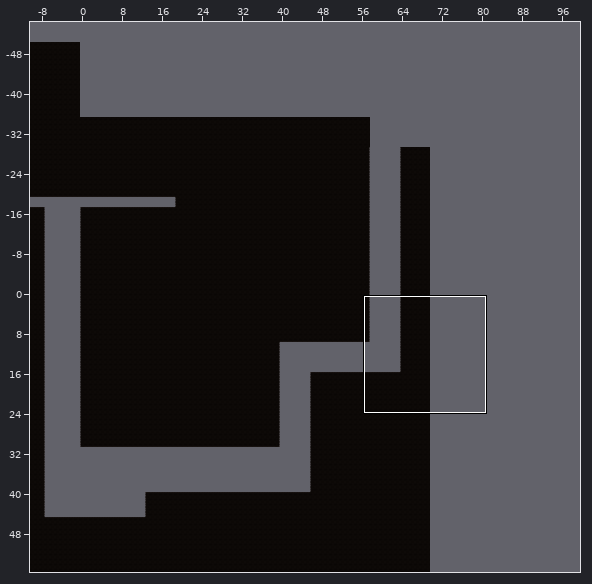
A Tiled map gets an edit: Assets/Tiled/Level1TileMap/map1-0.tmx. Above, an overview of the earlier version with the close-up marked.
Close-up. First the earlier version:
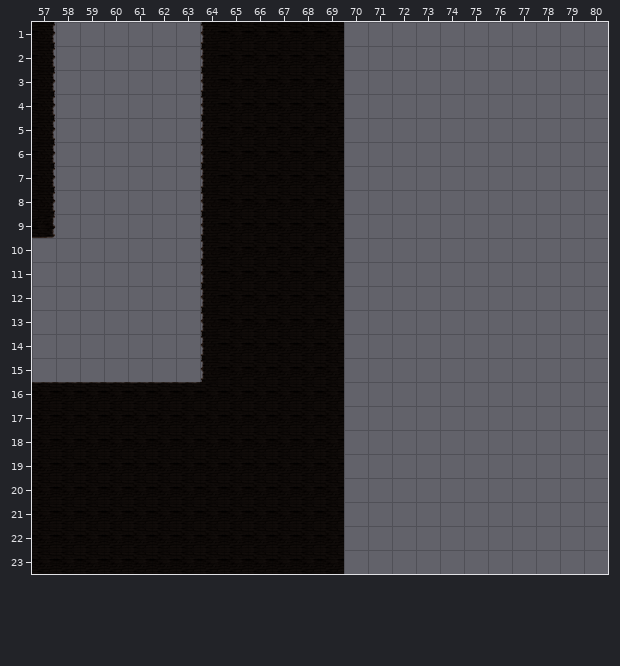
Cells are 256x256 px. Shown: x 57..80, y 1..23. The commit also changed other parts of the map, which this record leaves out.
The same view after the edit:
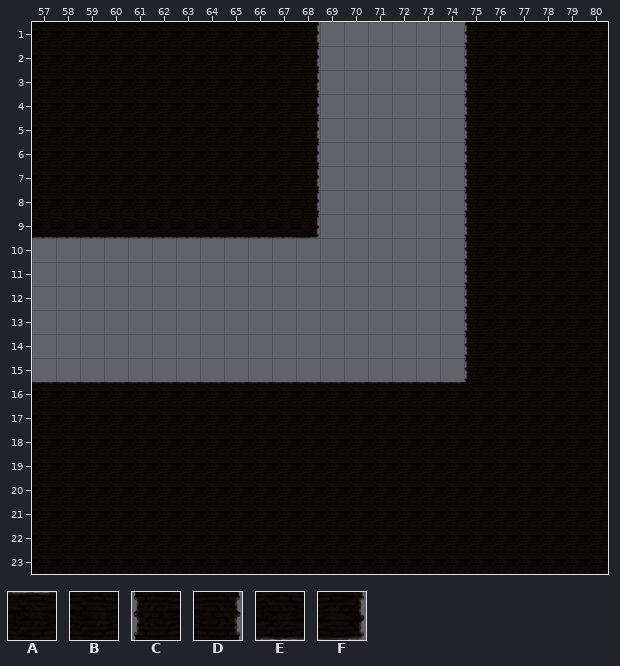
Key: from "Level1 Tileset": A 0, B 8, C 9, D 10, E 16, F 18.
_ is an empty cell, . an unchanged one.
What changed:
--- layer "ground"
@@ x 57..80 @@
- 1 D______C...BB.....______
- 2 D______C...BB.....______
- 3 D______C...BB.....______
- 4 D______C...BB.....______
- 5 D______C...BB.....______
- 6 D______C...BB.....______
- 7 D______C...BB.....______
- 8 D______C...BB.....______
- 9 F______CBBBBB.....______
-10 .......CBBBBB.....______
-11 .......CBBBBB.....______
-12 .......CBBBBB.....______
-13 .......CBBBBB.....______
-14 .......CBBBBB.....______
-15 .......CBBBBB.....______
-16 .......BBBBBB___________
-17 .............___________
-18 .............___________
-19 .............___________
-20 .............___________
-21 .............___________
-22 .............___________
-23 .............___________
+ 1 BBBBBBBB...D_.....CBBBBB
+ 2 BBBBBBBB...D_.....CBBBBB
+ 3 BBBBBBBB...D_.....CBBBBB
+ 4 BBBBBBBB...D_.....CBBBBB
+ 5 BBBBBBBB...D_.....CBBBBB
+ 6 BBBBBBBB...D_.....CBBBBB
+ 7 BBBBBBBB...D_.....CBBBBB
+ 8 BBBBBBBB...D_.....CBBBBB
+ 9 EEEEEEEEEEEF_.....CBBBBB
+10 .......______.....CBBBBB
+11 .......______.....CBBBBB
+12 .......______.....CBBBBB
+13 .......______.....CBBBBB
+14 .......______.....CBBBBB
+15 .......______.....CBBBBB
+16 .......AAAAAAAAAAABBBBBB
+17 .............BBBBBBBBBBB
+18 .............BBBBBBBBBBB
+19 .............BBBBBBBBBBB
+20 .............BBBBBBBBBBB
+21 .............BBBBBBBBBBB
+22 .............BBBBBBBBBBB
+23 .............BBBBBBBBBBB
Boxes around the changes in both close-ups, in picture pixels (x1, y1, x2, y2):
changed: (34, 22, 608, 574)
